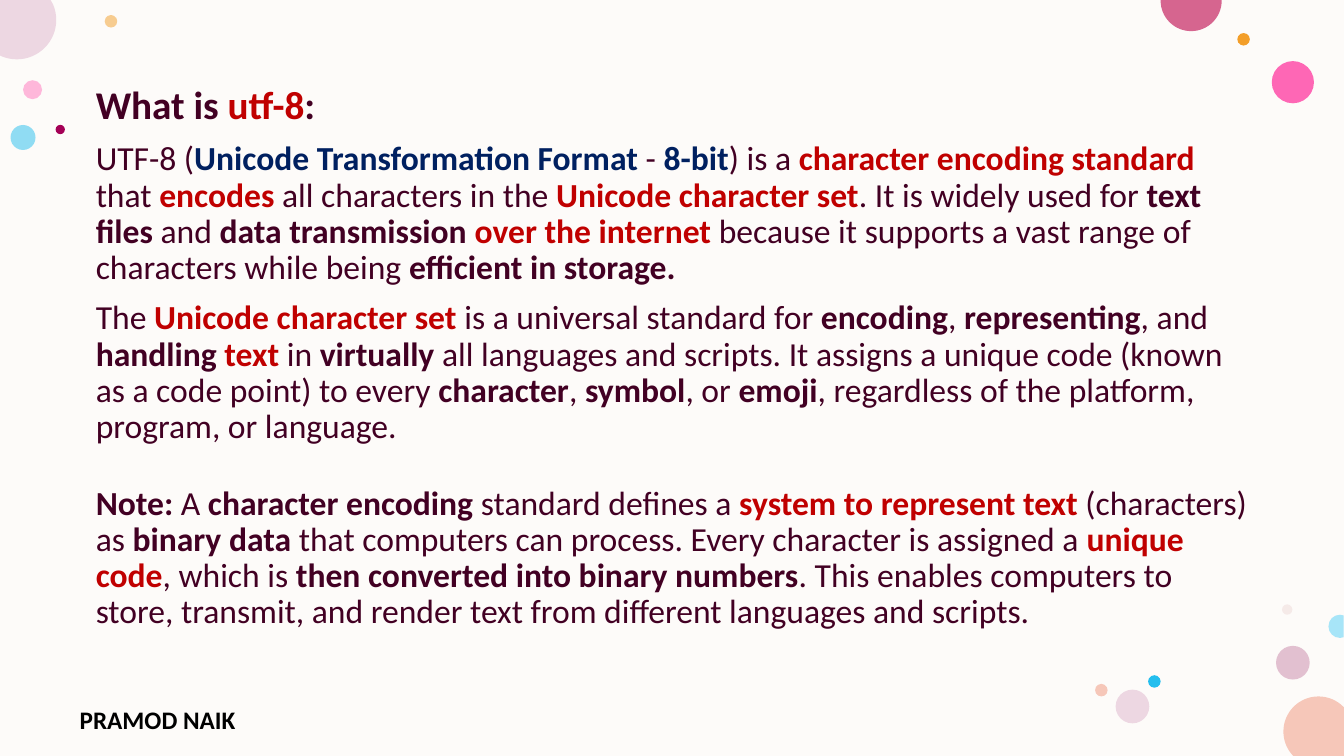
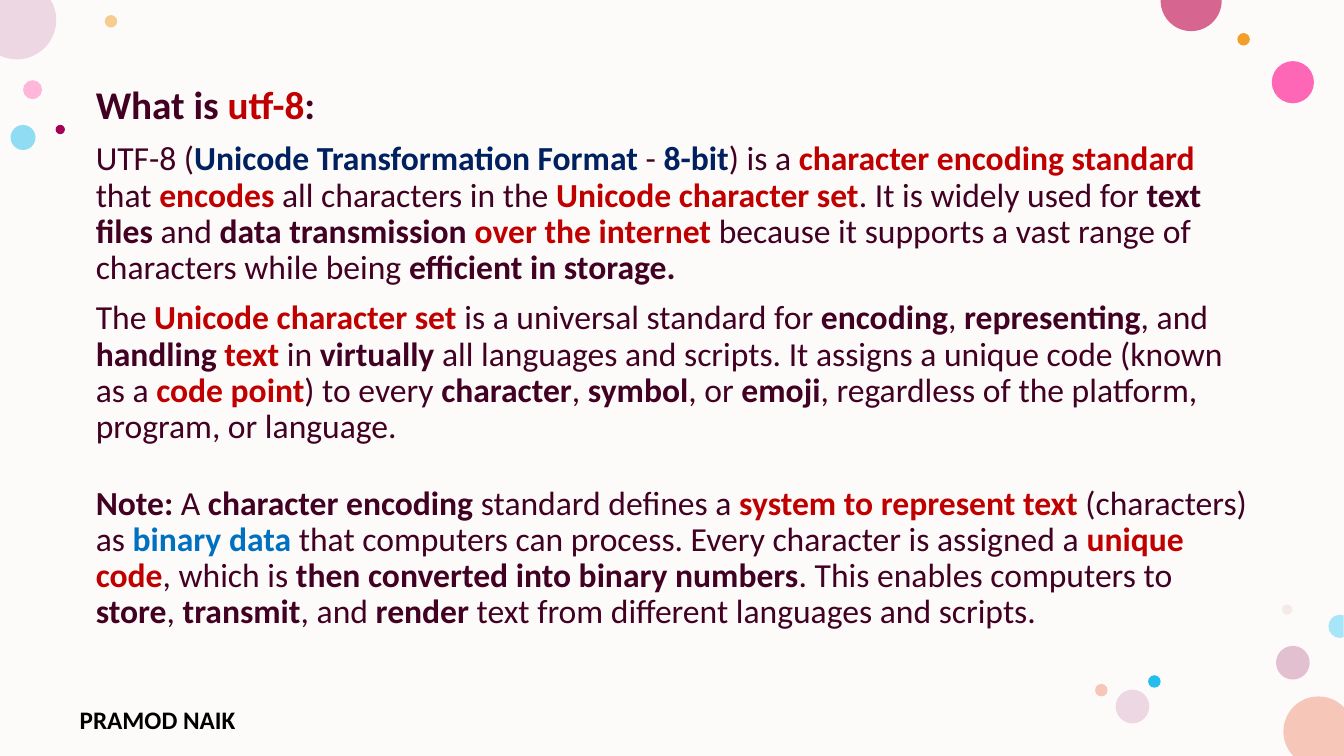
Before and after one commit to PRAMODNAIK-DEV/Node.js-Hands-on-Workshop, a slide deck: slide 87 of Day-1 – Node.js Fundamentals & HTTP Module.pptx (slide 86 before the commit). Drawn at 1344x756 pixels with LibreOffice and Linux fonts; fonts in the diff are those of the drawing; background and template pictures are left out. Boxes give left, top, right and bottom in pixels: in the first picture for what was removed or moved away, otherwise in the second. Text is boxed around its words. In the diff, an @@ line names an element or a change of style, - is before the commit and + after.

```diff
--- a/Day-1 – Node.js Fundamentals & HTTP Module.pptx
+++ b/Day-1 – Node.js Fundamentals & HTTP Module.pptx
@@ text at [96, 305, 1246, 629]: text colour #420023 to #C00000 in "code point)"; bold on in "code point)", "store, transmit, render"; text colour #420023 to #0070C0 in "binary data" @@
```
Also in this commit, not shown: 1 slide added, 5 other files.
